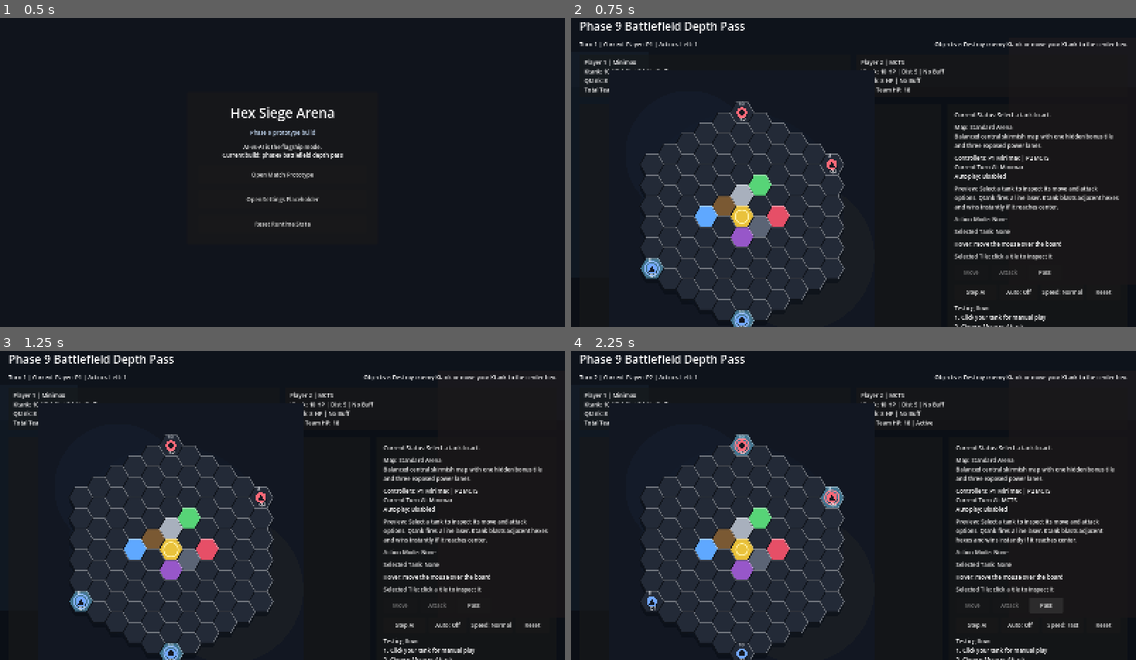
Above: before the commit, frames 1-4 (two rows, left to right).
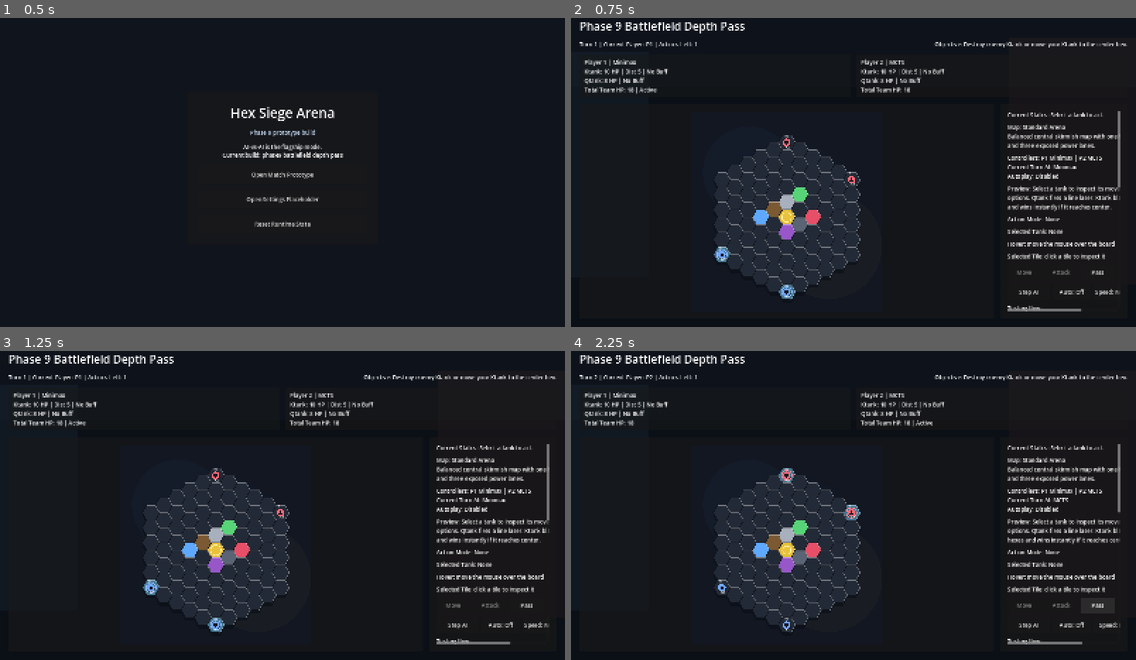
Above: after the commit, the same moments.

Repository: Arvi-Saleque/Hex-Siege-Arena
Game: Godot game, scene res://scenes/boot/boot.tscn
Same seed, same stepped clock (60 frames per second), same inputs: the game is played once before the commit and once after it.
Inputs:
- Up to frame 1 (0.5 s): no input
- Up to frame 2 (0.75 s): click "Open Match Prototype" at 0.5 s
- Up to frame 3 (1.25 s): no input
- Up to frame 4 (2.25 s): click "Speed: Normal" at 1.25 s; click "Pass" at 2 s

Frame 1 is identical in both runs. In frame 2, 14% of the frame differs, in the area x 6-98%, y 16-100%; in frame 3, 14%; in frame 4, 14%.

Commit message:
fix: repair match layout clipping and sidebar scrolling

Diff:
--- a/scripts/board/board_debug_view.gd
+++ b/scripts/board/board_debug_view.gd
@@ -198,6 +198,25 @@
 	queue_redraw()
 
 
+func get_board_visual_size() -> Vector2:
+	var active_board: BoardState = _active_board()
+	if active_board.cells.is_empty():
+		return Vector2(820, 760)
+
+	var min_x: float = INF
+	var min_y: float = INF
+	var max_x: float = -INF
+	var max_y: float = -INF
+	for cell: CellData in active_board.cells.values():
+		var center: Vector2 = cell.coord.to_world_flat(hex_size)
+		min_x = minf(min_x, center.x)
+		min_y = minf(min_y, center.y)
+		max_x = maxf(max_x, center.x)
+		max_y = maxf(max_y, center.y)
+
+	return Vector2((max_x - min_x) + hex_size * 6.0, (max_y - min_y) + hex_size * 7.0)
+
+
 func _active_board() -> BoardState:
 	return game_state.board if game_state != null else board_state
 
--- a/scripts/ui/match_root.gd
+++ b/scripts/ui/match_root.gd
@@ -6,6 +6,7 @@
 
 var _game_state: GameState
 var _board_view: BoardDebugView
+var _board_holder: Control
 var _hover_label: Label
 var _selected_label: Label
 var _turn_label: Label
@@ -145,6 +146,7 @@
 	board_panel.size_flags_horizontal = Control.SIZE_EXPAND_FILL
 	board_panel.size_flags_vertical = Control.SIZE_EXPAND_FILL
 	board_panel.self_modulate = Color(0.94, 0.98, 1.0, 1.0)
+	board_panel.clip_contents = true
 	content.add_child(board_panel)
 
 	var board_margin = MarginContainer.new()
@@ -154,29 +156,45 @@
 	board_margin.add_theme_constant_override("margin_bottom", 18)
 	board_panel.add_child(board_margin)
 
+	_board_holder = Control.new()
+	_board_holder.set_anchors_and_offsets_preset(Control.PRESET_FULL_RECT)
+	_board_holder.clip_contents = true
+	_board_holder.custom_minimum_size = Vector2(700, 560)
+	_board_holder.resized.connect(_on_board_holder_resized)
+	board_margin.add_child(_board_holder)
+
 	_board_view = BoardDebugView.new()
-	_board_view.position = Vector2(460, 320)
 	_board_view.set_game_state(_game_state)
 	_board_view.hovered_cell_changed.connect(_on_hover_summary_changed)
 	_board_view.selected_cell_changed.connect(_on_selected_summary_changed)
 	_board_view.cell_clicked.connect(_on_board_cell_clicked)
-	board_margin.add_child(_board_view)
+	_board_holder.add_child(_board_view)
 
 	var sidebar = PanelContainer.new()
 	sidebar.custom_minimum_size = Vector2(360, 0)
 	sidebar.self_modulate = Color(0.98, 0.96, 0.93, 1.0)
+	sidebar.size_flags_vertical = Control.SIZE_EXPAND_FILL
 	content.add_child(sidebar)
 
 	var sidebar_margin = MarginContainer.new()
+	sidebar_margin.set_anchors_and_offsets_preset(Control.PRESET_FULL_RECT)
 	sidebar_margin.add_theme_constant_override("margin_left", 20)
 	sidebar_margin.add_theme_constant_override("margin_top", 20)
 	sidebar_margin.add_theme_constant_override("margin_right", 20)
 	sidebar_margin.add_theme_constant_override("margin_bottom", 20)
 	sidebar.add_child(sidebar_margin)
 
+	var sidebar_scroll = ScrollContainer.new()
+	sidebar_scroll.set_anchors_and_offsets_preset(Control.PRESET_FULL_RECT)
+	sidebar_scroll.size_flags_horizontal = Control.SIZE_EXPAND_FILL
+	sidebar_scroll.size_flags_vertical = Control.SIZE_EXPAND_FILL
+	sidebar_margin.add_child(sidebar_scroll)
+
 	var sidebar_layout = VBoxContainer.new()
+	sidebar_layout.size_flags_horizontal = Control.SIZE_EXPAND_FILL
+	sidebar_layout.size_flags_vertical = Control.SIZE_EXPAND_FILL
 	sidebar_layout.add_theme_constant_override("separation", 12)
-	sidebar_margin.add_child(sidebar_layout)
+	sidebar_scroll.add_child(sidebar_layout)
 
 	_status_label = Label.new()
 	_status_label.autowrap_mode = TextServer.AUTOWRAP_WORD_SMART
@@ -304,6 +322,8 @@
 	_autoplay_timer.one_shot = true
 	_autoplay_timer.timeout.connect(_on_autoplay_timer_timeout)
 	add_child(_autoplay_timer)
+
+	call_deferred("_recenter_board_view")
 
 
 func _refresh_view() -> void:
@@ -337,6 +357,7 @@
 	_board_view.set_selected_actor(_selected_actor_id)
 	_board_view.set_action_mode(_action_mode)
 	_board_view.set_highlighted_cells(_build_highlight_map())
+	_recenter_board_view()
 	_refresh_event_log()
 	_refresh_history_panel()
 	_update_button_state()
@@ -541,6 +562,7 @@
 		"player_one_controller": _controller_label(AppState.current_match_config.player_one_ai.controller_type),
 		"player_two_controller": _controller_label(AppState.current_match_config.player_two_ai.controller_type),
 	}
+	call_deferred("_recenter_board_view")
 
 
 func _winner_label() -> String:
@@ -562,6 +584,10 @@
 func _on_back_pressed() -> void:
 	_disable_autoplay()
 	get_tree().change_scene_to_file(MENU_SCENE)
+
+
+func _on_board_holder_resized() -> void:
+	_recenter_board_view()
 
 
 func _on_hover_summary_changed(summary: String) -> void:
@@ -868,3 +894,19 @@
 			return "MCTS"
 		_:
 			return "Unknown"
+
+
+func _recenter_board_view() -> void:
+	if _board_view == null or _board_holder == null:
+		return
+
+	var holder_size: Vector2 = _board_holder.size
+	if holder_size.x <= 0.0 or holder_size.y <= 0.0:
+		return
+
+	var visual_size: Vector2 = _board_view.get_board_visual_size()
+	var width_scale: float = holder_size.x / maxf(visual_size.x, 1.0)
+	var height_scale: float = holder_size.y / maxf(visual_size.y, 1.0)
+	var scale_factor: float = clampf(minf(width_scale, height_scale), 0.72, 1.0)
+	_board_view.scale = Vector2.ONE * scale_factor
+	_board_view.position = Vector2(holder_size.x * 0.5, holder_size.y * 0.53)
Not shown, changed: update.md
